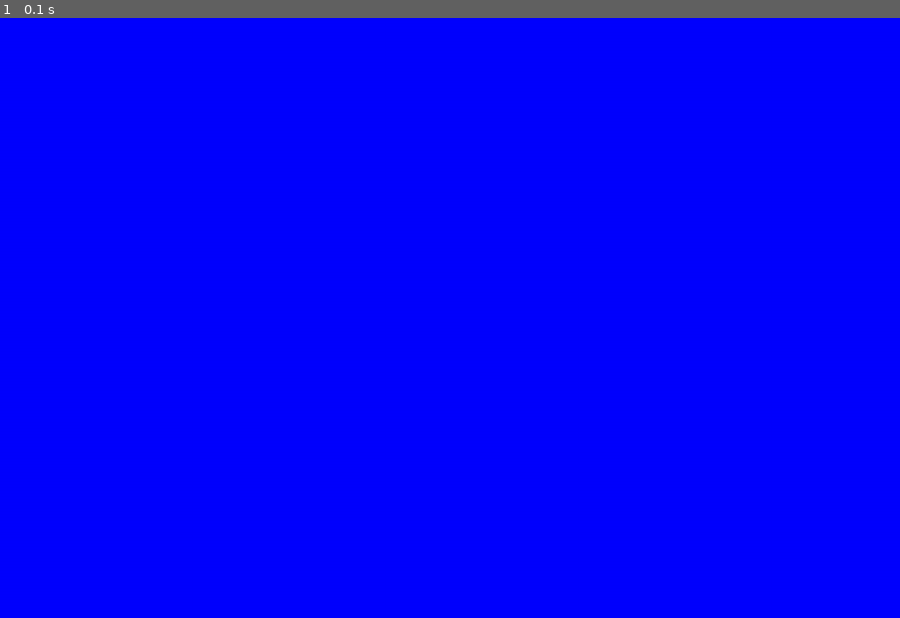
Above: before the commit, frame 1.
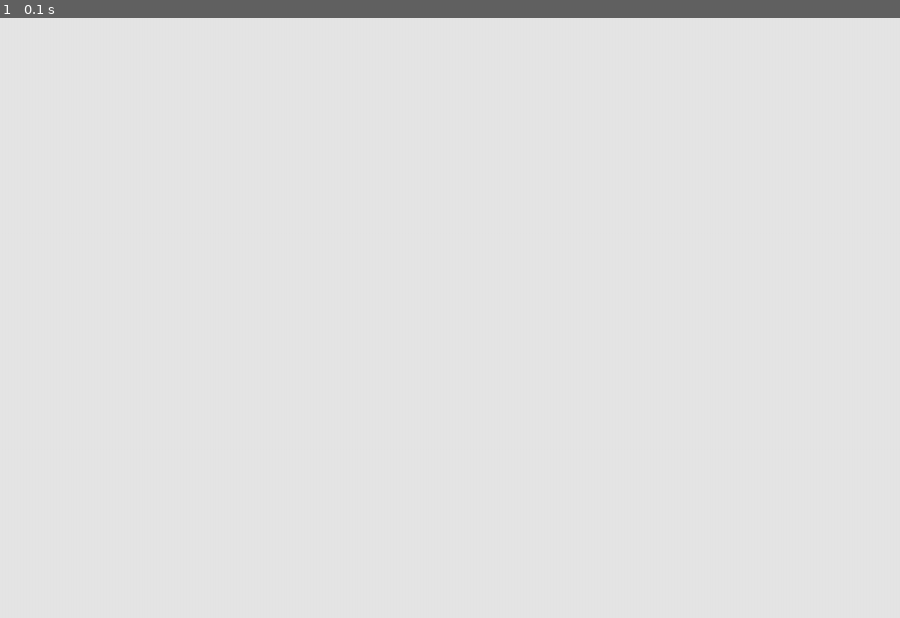
Above: after the commit, the same moment.

Repository: Kisekka-Alexander/pygame
Game: pygame game, started from alien_invasion.py
Same seed, same stepped clock (60 frames per second), same inputs: the game is played once before the commit and once after it.
Inputs:
- Up to frame 1 (0.1 s): no input

The runs differ from the first frame. In frame 1, 100% of the frame differs, in the area x 0-100%, y 0-100%.

Commit message:
modify bg_color

Diff:
--- a/settings.py
+++ b/settings.py
@@ -6,4 +6,4 @@
         # Screen Settings
         self.screen_width = 1200
         self.screen_height = 800
-        self.bg_color = (0,0,255)
+        self.bg_color = (230,230,230)
